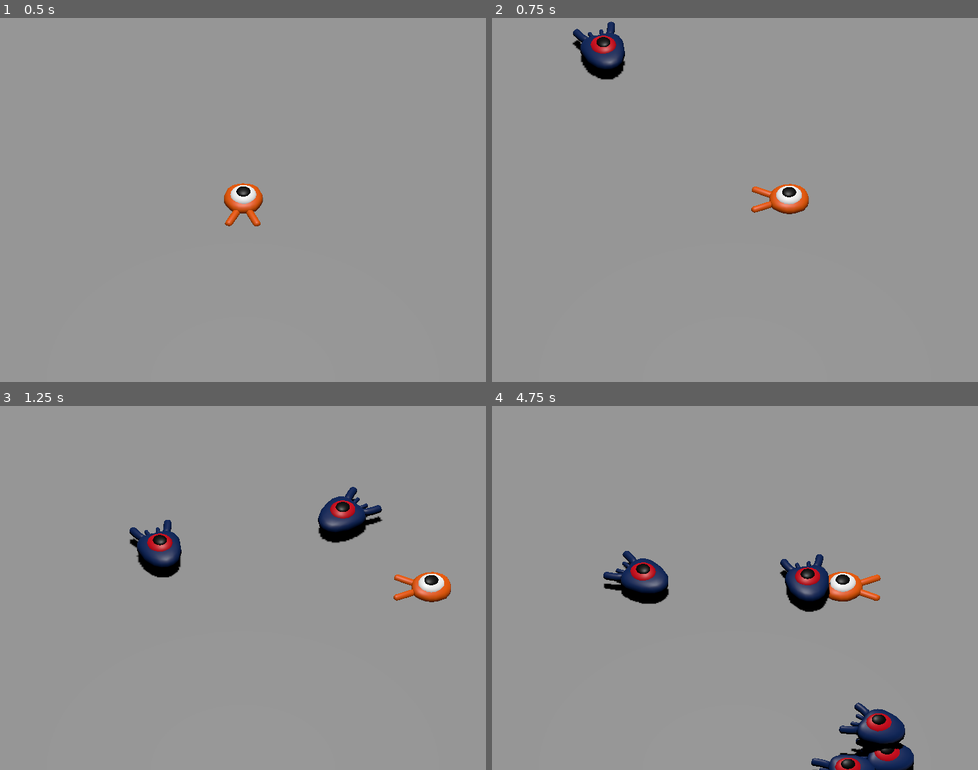
Above: before the commit, frames 1-4 (two rows, left to right).
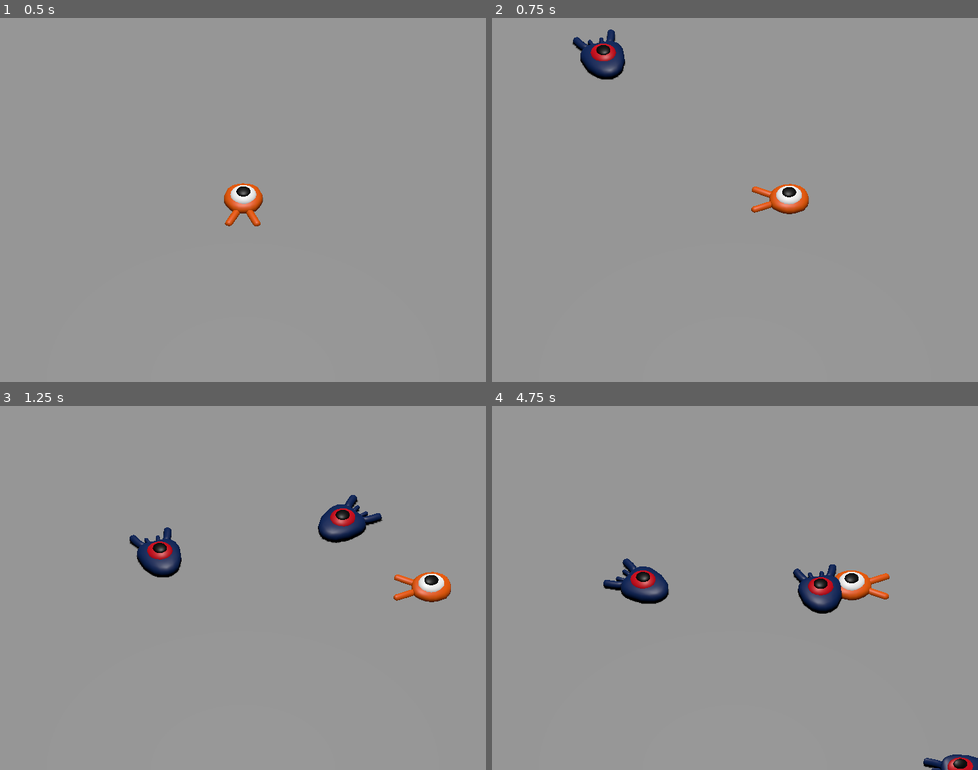
Above: after the commit, the same moments.

Repository: Vorgenstad/first-3d-game
Game: Godot game, scene res://scenes/main.tscn
Two runs of this game, one before a commit and one after it. Both use one fixed random seed, a clock stepped at 60 frames per second and the inputs below. The project has no main scene, so this scene is started directly.
Inputs:
- Up to frame 1 (0.5 s): no input
- Up to frame 2 (0.75 s): tap Enter at 0.5 s; hold D (move_right) from 0.53 s (still down)
- Up to frame 3 (1.25 s): keep holding D (move_right)
- Up to frame 4 (4.75 s): release D (move_right) at 1.28 s; hold S (move_back) 1.28-2.03 s; hold D (move_right) 2.03-2.78 s; hold W (move_forward) 2.78-3.53 s; hold A (move_left) from 3.53 s (still down)

Frame 1 is identical in both runs. In frame 2, 0.8% of the frame differs, in the area x 16-28%, y 0-17%; in frame 3, 1.8%; in frame 4, 5.4%, in the area x 22-100%, y 39-100%.

Commit message:
Assigned collision layers and masks to player, ground and mobs

Diff:
--- a/project.godot
+++ b/project.godot
@@ -56,6 +56,12 @@
 ]
 }
 
+[layer_names]
+
+3d_physics/layer_1="Player"
+3d_physics/layer_2="Enemies"
+3d_physics/layer_3="World"
+
 [rendering]
 
 quality/driver/driver_name="GLES2"
--- a/scenes/main.tscn
+++ b/scenes/main.tscn
@@ -23,6 +23,8 @@
 
 [node name="Ground" type="StaticBody3D" parent="."]
 transform = Transform3D(1, 0, 0, 0, 1, 0, 0, 0, 1, 0, -1, 0)
+collision_layer = 4
+collision_mask = 0
 
 [node name="CollisionShape3D" type="CollisionShape3D" parent="Ground"]
 shape = SubResource("BoxShape3D_pa4n8")
--- a/scenes/mob.tscn
+++ b/scenes/mob.tscn
@@ -7,6 +7,8 @@
 size = Vector3(1.59016, 1.16463, 1.94396)
 
 [node name="Mob" type="CharacterBody3D"]
+collision_layer = 2
+collision_mask = 0
 script = ExtResource("1_hej1t")
 
 [node name="Pivot" type="Node3D" parent="."]
--- a/scenes/player.tscn
+++ b/scenes/player.tscn
@@ -7,6 +7,7 @@
 radius = 1.0
 
 [node name="Player" type="CharacterBody3D"]
+collision_mask = 6
 script = ExtResource("1_0jccc")
 
 [node name="Pivot" type="Node3D" parent="."]
